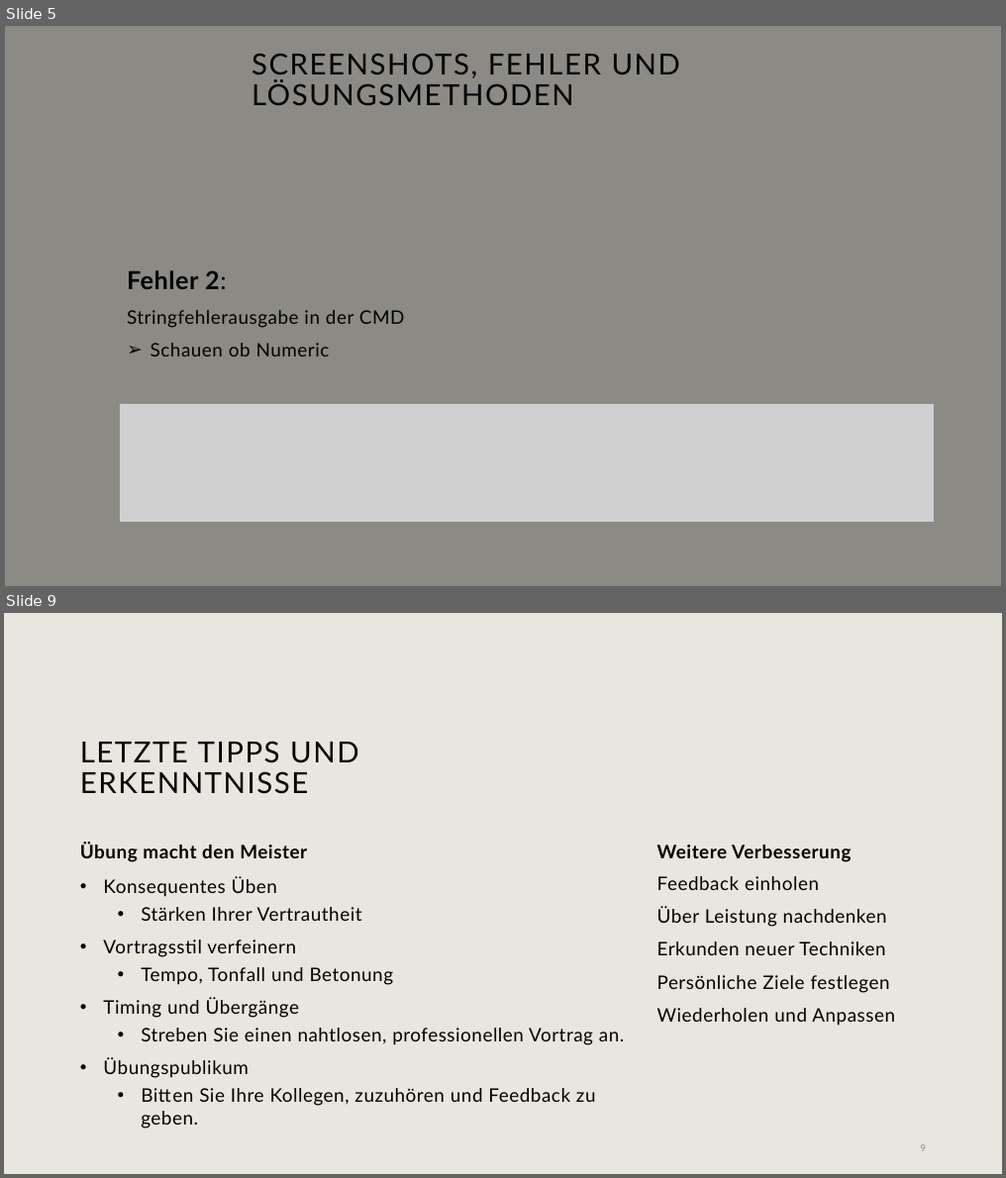
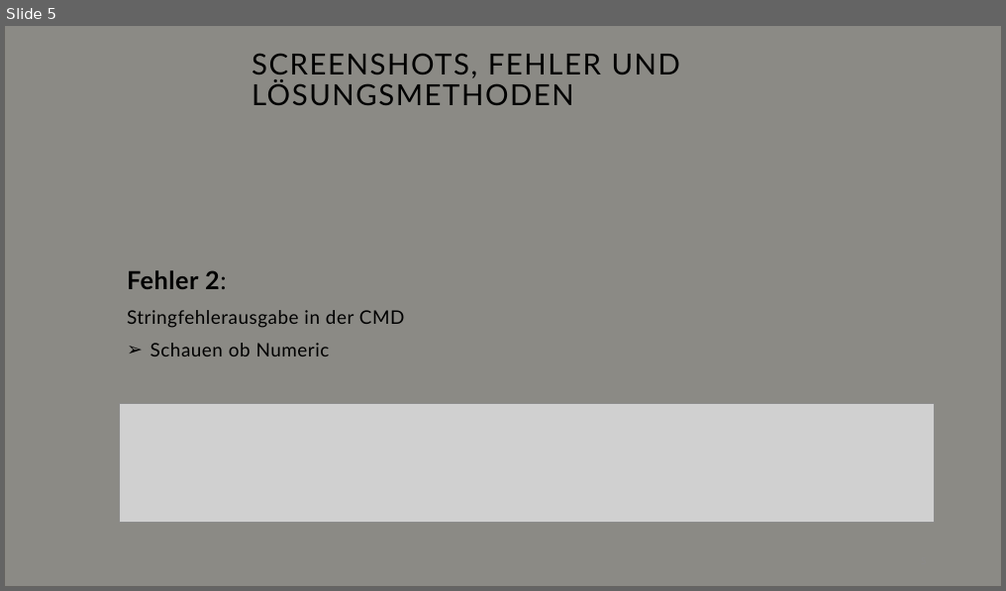
Before and after one commit to SecurityR4t/NotenVerwaltung, a slide deck: ProjektNotenverwaltung.pptx. Shown one above the other, each under a label of ours: slides 5 and 9 before the commit, slide 5 after it; the slides between them are not shown. The pictures are 1006x1178 and 1006x591 pixels, drawn with LibreOffice and Linux fonts; fonts in the diff are those of the drawing; grey boxes stand for pictures; background and template pictures are left out. Boxes give left, top, right and bottom in pixels: in the first picture for what was removed or moved away, otherwise in the second. Text is boxed around its words. In the diff, an @@ line names an element or a change of style, - is before the commit and + after.

```diff
--- a/ProjektNotenverwaltung.pptx
+++ b/ProjektNotenverwaltung.pptx
@@ slide 9 removed at [4,613,1002,1174], background #E9E6DF @@
@@ title removed at [80,741,358,794] @@
-LETZTE TIPPS UND ERKENNTNISSE
@@ text removed at [80,843,307,862] @@
-Übung macht den Meister
@@ text removed at [657,845,850,862] @@
-Weitere Verbesserung
@@ text removed at [103,877,624,1129] @@
-• Konsequentes Üben
-  • Stärken Ihrer Vertrautheit
-• Vortragsstil verfeinern
-  • Tempo, Tonfall und Betonung
-• Timing und Übergänge
-  • Streben Sie einen nahtlosen, professionellen Vortrag an.
-• Übungspublikum
-  • Bitten Sie Ihre Kollegen, zuzuhören und Feedback zu geben.
@@ text removed at [657,876,890,993] @@
-Feedback einholen
-Über Leistung nachdenken
-Erkunden neuer Techniken
-Persönliche Ziele festlegen
-Wiederholen und Anpassen
@@ page number removed at [921,1145,926,1152] @@
-9
```
Also in this commit, not shown: 1 slide changed, 3 slides added, 4 other slides removed.
